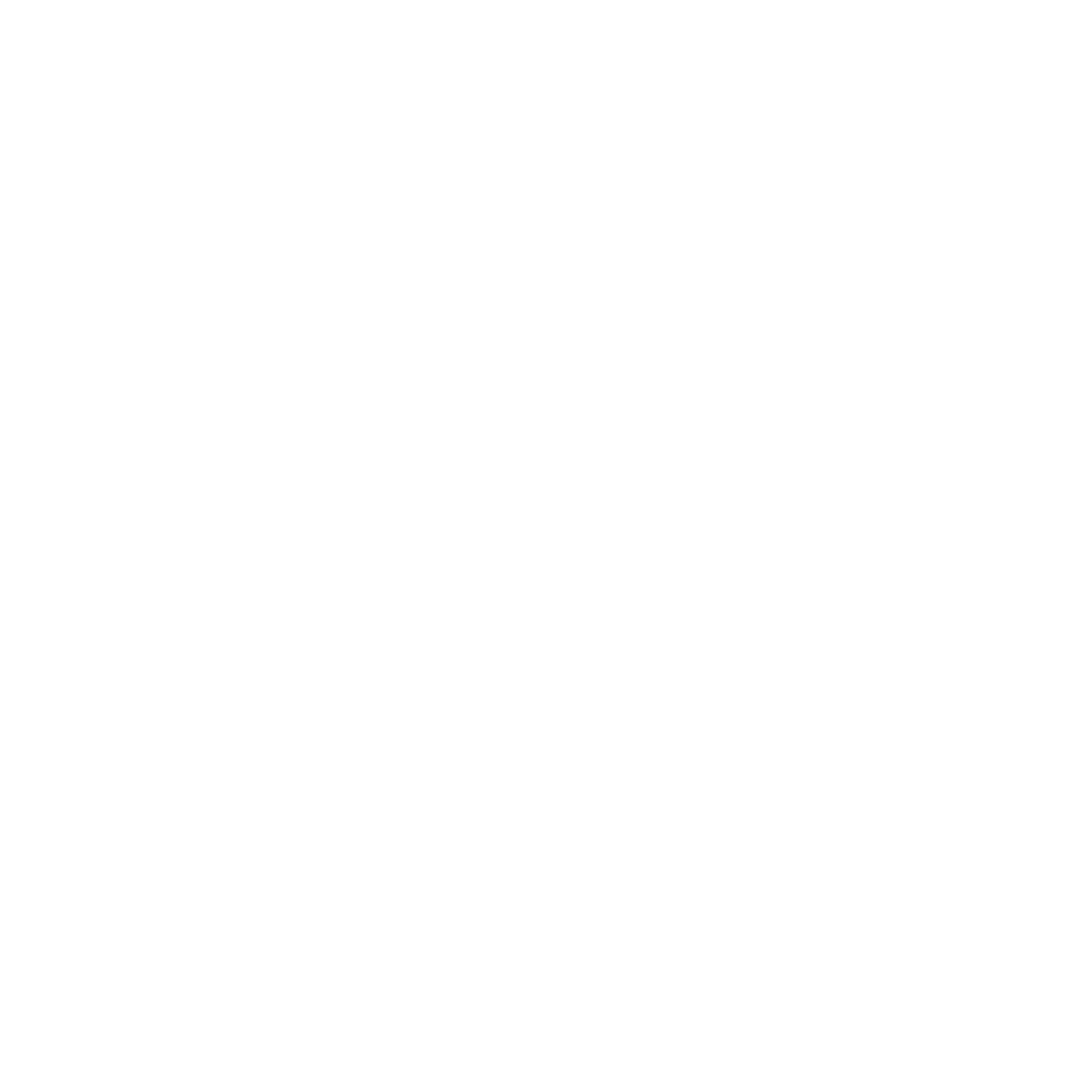
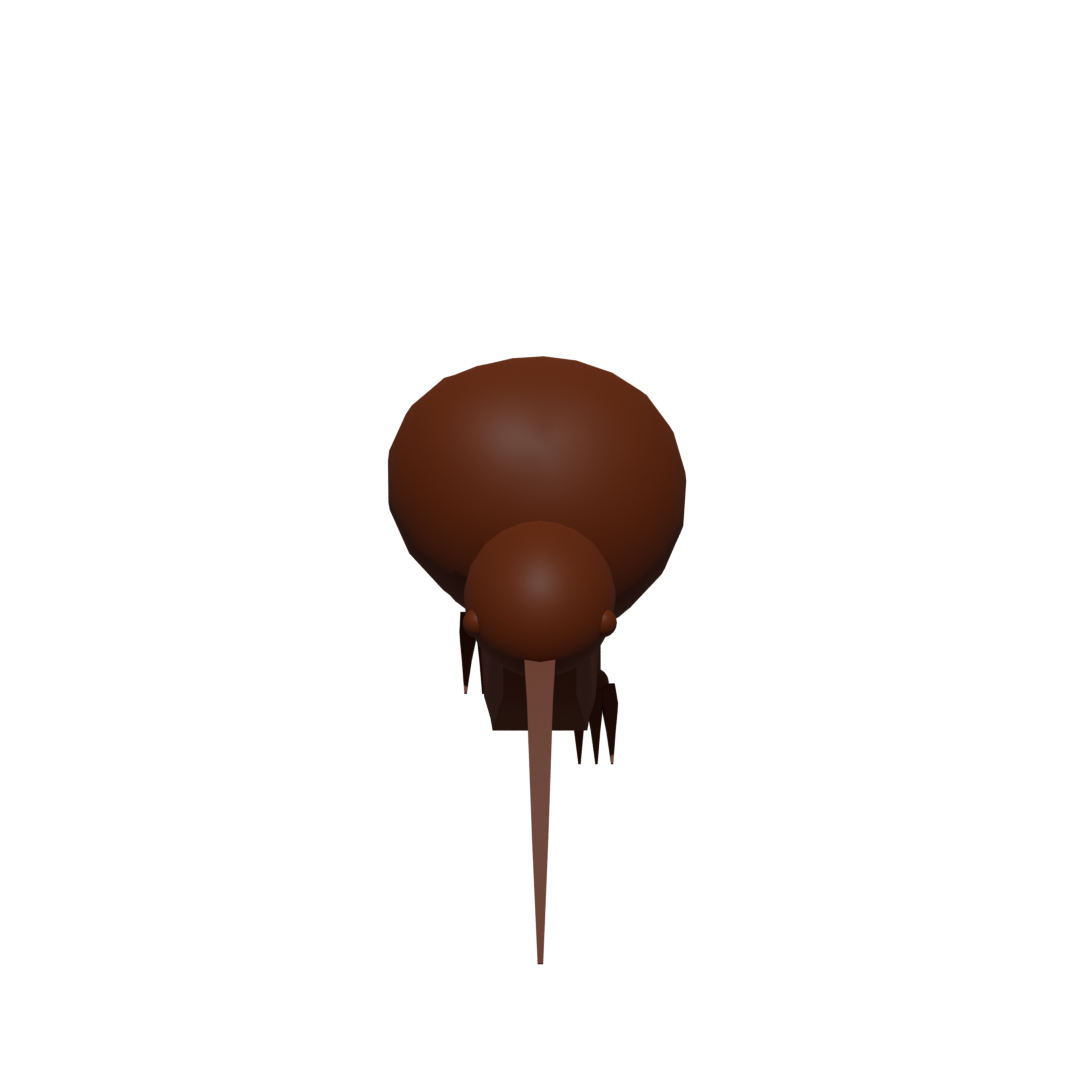
Revision of a layered 1080x1080 image; what changed, layer by layer:
showed "7" over (387, 355, 687, 965)
